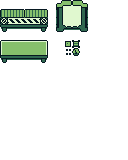
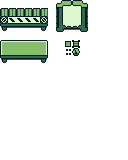
Layers edited between the first and the second 128×160 image:
painted on "Fundo" over <box>0,8,88,32</box>
